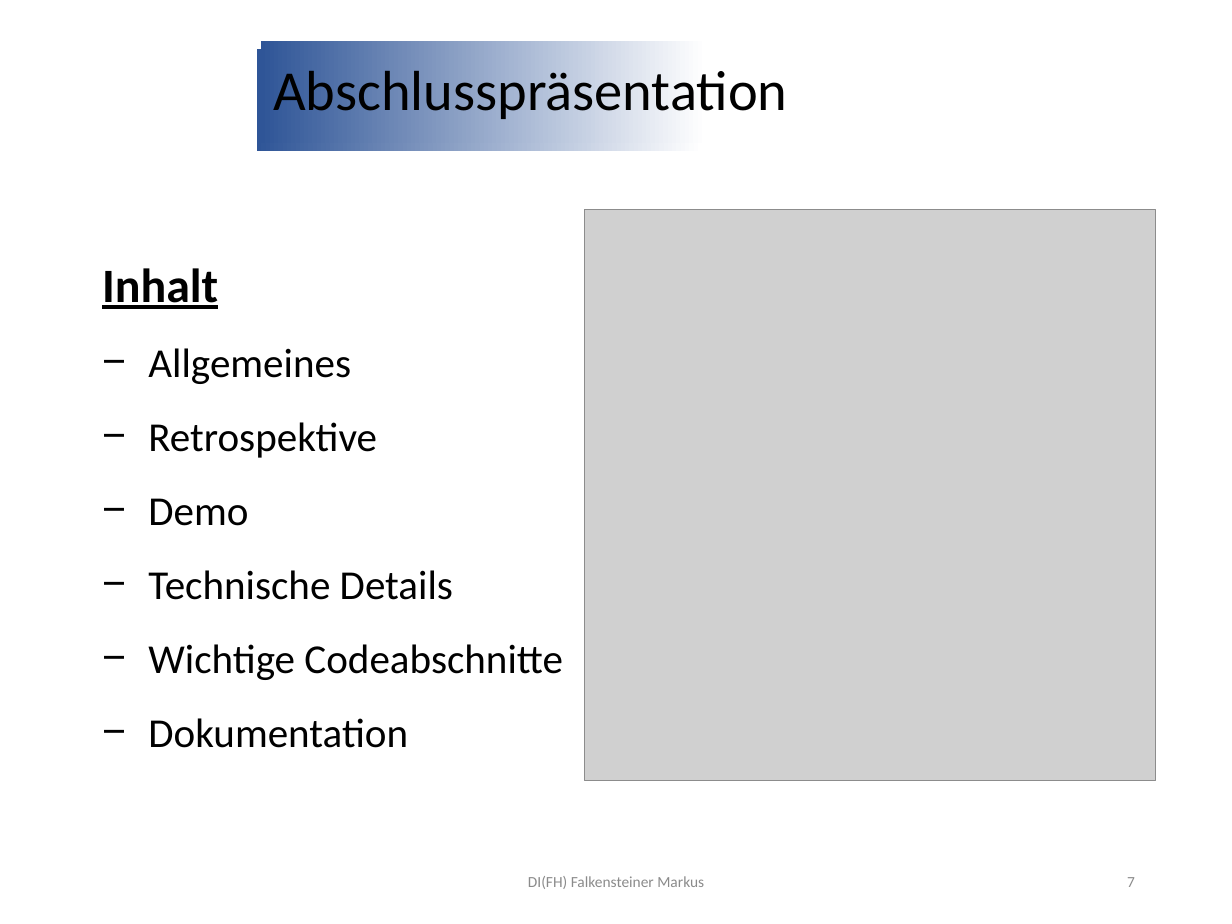
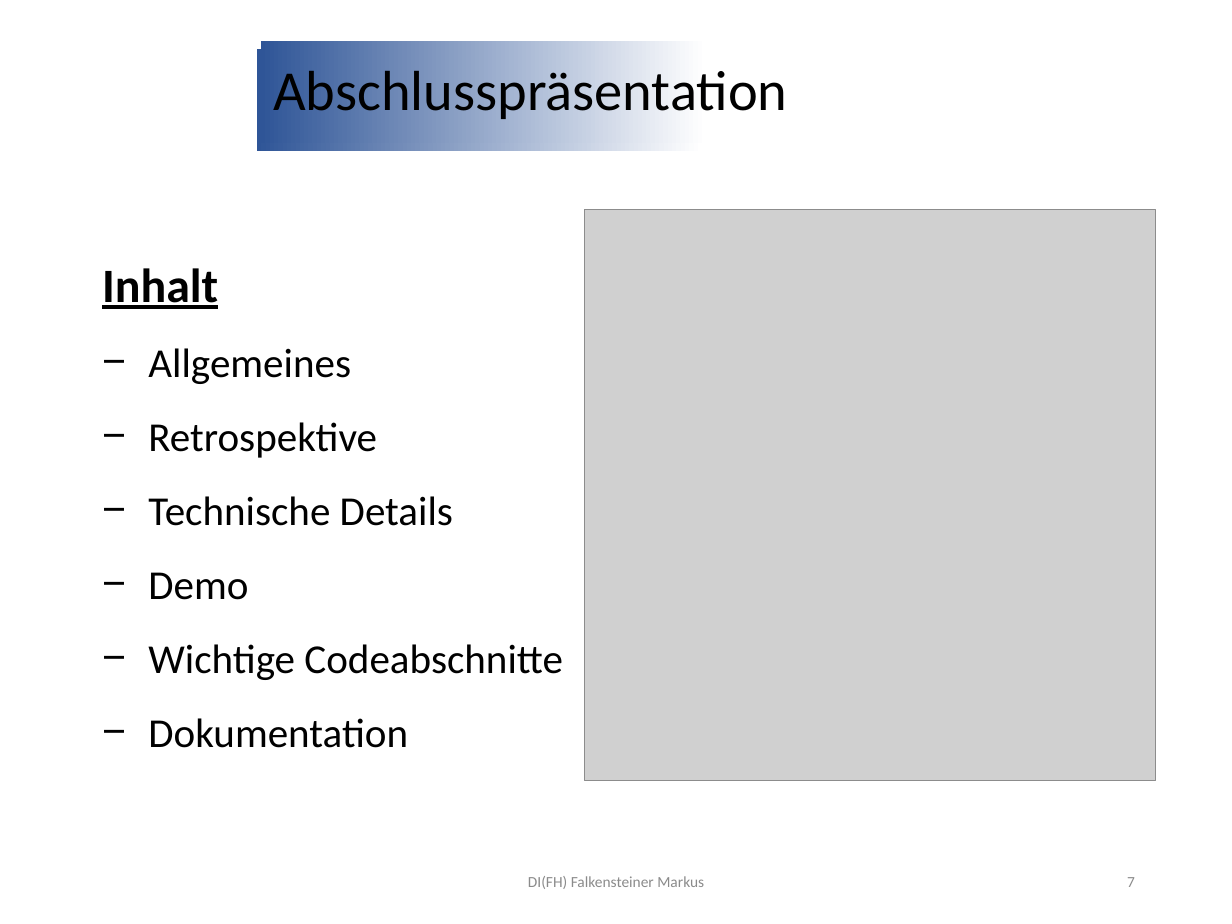
Before and after one commit to jonasaberger/SYP4_MBOT_G1, a slide deck: slide 7 of 02_Backend/!_Docs/INF4_SYP_Gruppe1_Abschlusspräsentation.pptx. Drawn at 1232x924 pixels with LibreOffice and Linux fonts; fonts in the diff are those of the drawing; grey boxes stand for pictures; background and template pictures are left out. Boxes give left, top, right and bottom in pixels: in the first picture for what was removed or moved away, otherwise in the second. Text is boxed around its words. In the diff, an @@ line names an element or a change of style, - is before the commit and + after.

Commit message:
Update Documentation

```diff
--- a/02_Backend/!_Docs/INF4_SYP_Gruppe1_Abschlusspräsentation.pptx
+++ b/02_Backend/!_Docs/INF4_SYP_Gruppe1_Abschlusspräsentation.pptx
@@ text at [148, 496, 453, 526]: paragraph added @@
+− Technische Details
@@ text at [148, 570, 453, 600]: paragraph removed @@
-− Technische Details
```
